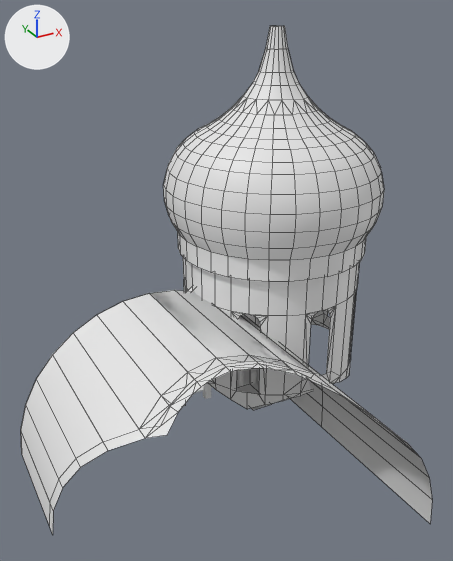
The FBX model Assets/Content/3Dmodels/Interiors/Churches/Memorial/3Dmodel_Interior_Church_Memorial.fbx: old version first, new version second.
The view is the same before and after, from a 50 mm lens placed at (-14.7, -22.5, 17.1), pointed at (-4.1, -3.2, 7.4). Every picture has the same lights, and +X, +Y and +Z are marked at upper left. The first picture is the older version. Mesh edges are drawn as thin lines on the coarser meshes. Where no turn or scale is listed for an object, it has been applied to the vertices. Vertices at exactly the same position are counted once.

Before the edit, the objects in view are built like this:
```python
me_interior_church_memorial_roofback = bpy.data.meshes.new('Interior_Church_Memorial_RoofBack')
me_interior_church_memorial_roofback.from_pydata(...)  # 50 vertices, 36 faces; spans x -12.0..0.0, y -11.0..0.0, z 0.01..6.01
me_interior_church_memorial_roofmiddle = bpy.data.meshes.new('Interior_Church_Memorial_RoofMiddle')
me_interior_church_memorial_roofmiddle.from_pydata(...)  # 45 vertices, 32 faces; spans x -12.0..0.0, y -7.67..0.0, z 0.01..6.01
me_interior_church_memorial_towermain = bpy.data.meshes.new('Interior_Church_Memorial_TowerMain')
me_interior_church_memorial_towermain.from_pydata(...)  # 683 vertices, 710 faces; spans x -4.7..4.7, y -4.7..4.7, z 0.1..16.3
ob_interior_church_memorial_roofback = bpy.data.objects.new('Interior_Church_Memorial_RoofBack', me_interior_church_memorial_roofback)
ob_interior_church_memorial_roofback.location = (0.0, 0.0, 0.0)
ob_interior_church_memorial_roofmiddle = bpy.data.objects.new('Interior_Church_Memorial_RoofMiddle', me_interior_church_memorial_roofmiddle)
ob_interior_church_memorial_roofmiddle.location = (0.0, 0.0, 0.0)
ob_interior_church_memorial_towermain = bpy.data.objects.new('Interior_Church_Memorial_TowerMain', me_interior_church_memorial_towermain)
ob_interior_church_memorial_towermain.location = (0.0, 0.0, 0.0)
```
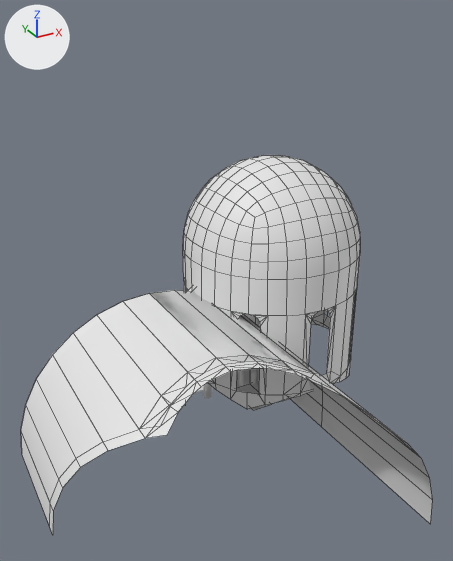
Commit message: Working on Modular Church Interior

What changed in the scene script:
```text
Change me_interior_church_memorial_towermain:
    used by ob_interior_church_memorial_towermain; location = (0.0, 0.0, 0.0)
    remove me_interior_church_memorial_towermain.from_pydata(...)  # 683 vertices, 710 faces; spans x -4.7..4.7, y -4.7..4.7, z 0.1..16.3
    add me_interior_church_memorial_towermain.from_pydata(...)  # 396 vertices, 406 faces; spans x -4.0..4.0, y -4.0..4.0, z 0.1..11.1
    me_interior_church_memorial_towermain part 1: 160 vertices moved from x -4.7..4.7, y -4.7..4.7, z 7.1..11.4 to x -3.9..3.9, y -3.9..3.9, z 7.8..11.0; 304 vertices removed from x -4.2..4.2, y -4.2..4.2, z 9.3..16.3; 17 vertices added at x -2.3..2.3, y -2.3..2.3, z 9.4..11.1
```

What differs and where, as boxes [x1, y1, x2, y2] in the pictures (453 x 561 px):
'Interior_Church_Memorial_TowerMain', reshaped (20% narrower, 34% shorter)
    before: [163, 26, 384, 409]
    after: [183, 155, 360, 409]
part 1 of me_interior_church_memorial_towermain, cut back
    before: [163, 26, 384, 249]
    after: [203, 155, 352, 228]
